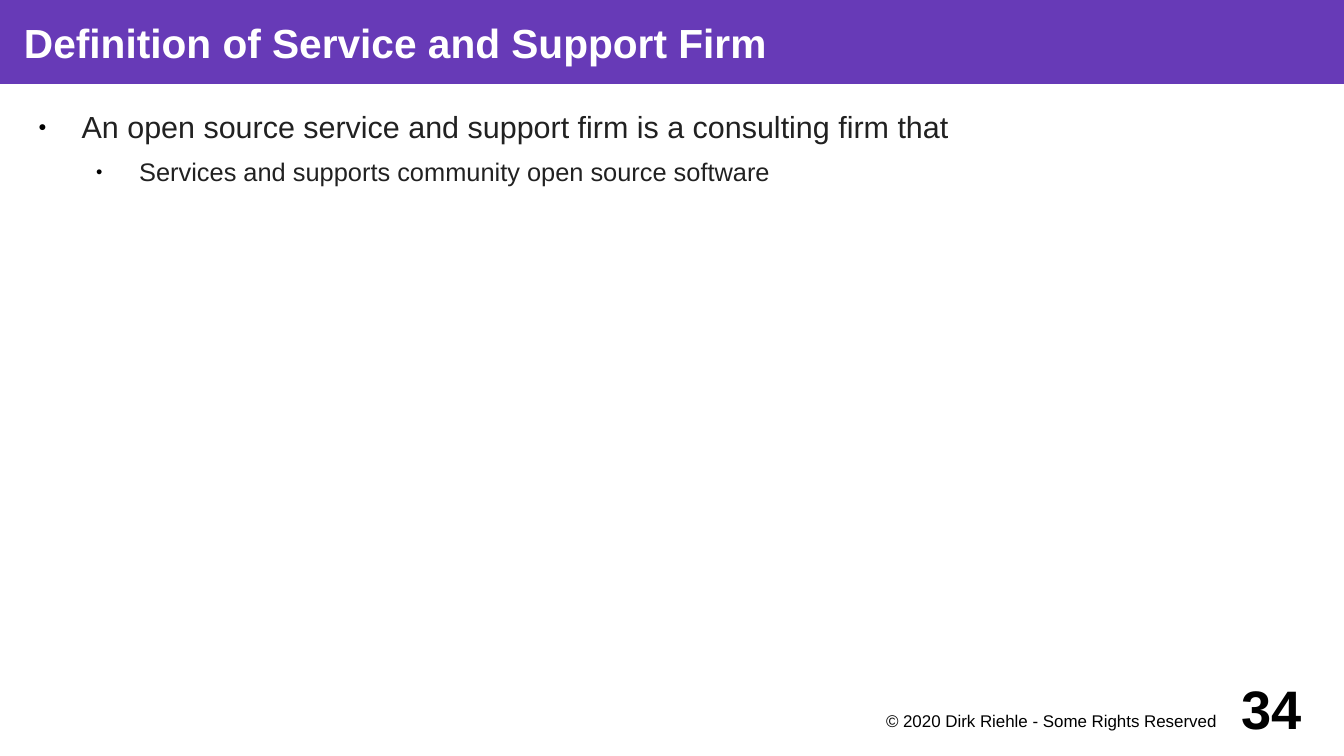
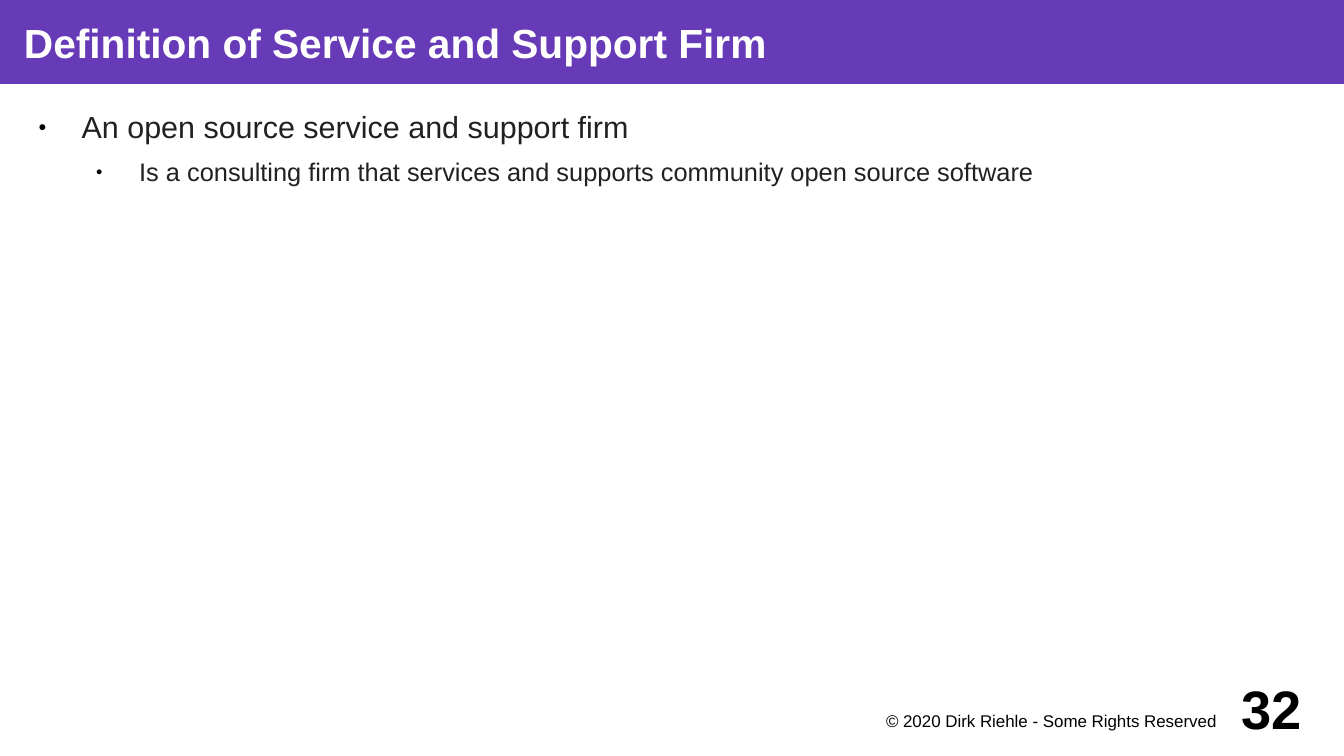
Before and after one commit to dirkriehle/coss-course, a slide deck: slide 32 of Lecture slides/COSS C03 - Commercial Open Source.odp (slide 34 before the commit). Drawn at 1344x756 pixels with LibreOffice and Linux fonts; fonts in the diff are those of the drawing. Boxes give left, top, right and bottom in pixels: in the first picture for what was removed or moved away, otherwise in the second. Text is boxed around its words. In the diff, an @@ line names an element or a change of style, - is before the commit and + after.

Commit message:
Post-talk fixes do C03 Commercial Open Source

```diff
--- a/Lecture slides/COSS C03 - Commercial Open Source.odp
+++ b/Lecture slides/COSS C03 - Commercial Open Source.odp
@@ text at <box>82,116,1033,187</box>: text changed; size 18 to 15 pt @@
-● An open source service and support firm is a consulting firm that
-  ● Services and supports community open source software
+● An open source service and support firm
+  ● Is a consulting firm that services and supports community open source software
@@ page number at <box>1242,691,1302,730</box>: text changed @@
-34
+32
```
Also in this commit, not shown: 20 other slides changed, 3 slides removed, 2 other files.
